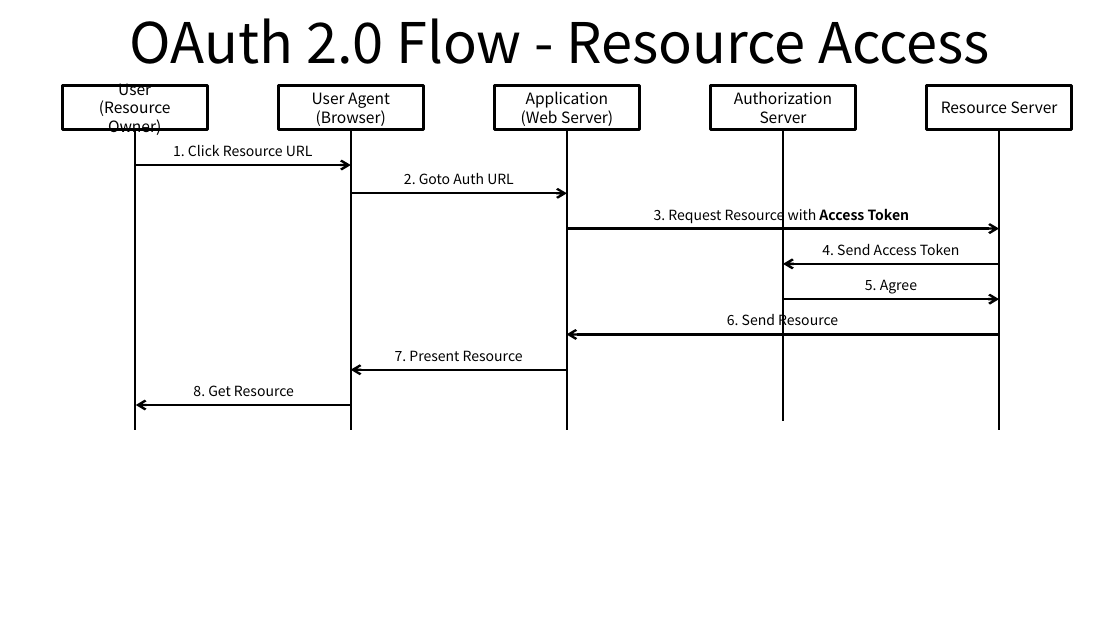
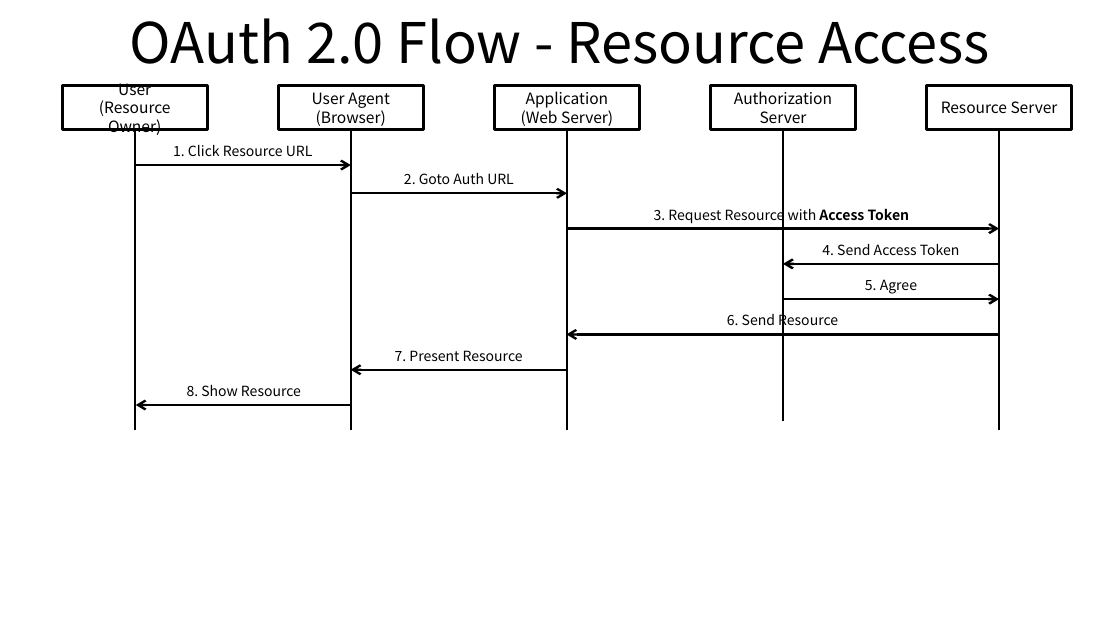
Before and after one commit to ssup2/blog-old, a slide deck: slide 5 of images/theory_analysis/OAuth_2.0/OAuth_2.0.pptx. Drawn at 1120x630 pixels with LibreOffice and Linux fonts; fonts in the diff are those of the drawing. Boxes give left, top, right and bottom in pixels: in the first picture for what was removed or moved away, otherwise in the second. Text is boxed around its words. In the diff, an @@ line names an element or a change of style, - is before the commit and + after.

Commit message:
Update OAuth

```diff
--- a/images/theory_analysis/OAuth_2.0/OAuth_2.0.pptx
+++ b/images/theory_analysis/OAuth_2.0/OAuth_2.0.pptx
@@ text at box(187, 385, 301, 396): text changed @@
-8. Get Resource
+8. Show Resource
```
Also in this commit, not shown: 1 other slide changed, 3 other files.
